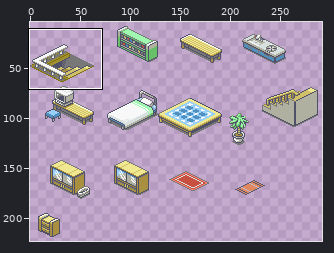
One commit to this pixel-art file: iso-test-pkmn/assets/sprites-indoors.aseprite. The picture above shows the old version from afar; the outline marks the close-up.
Close-up. The starting point:
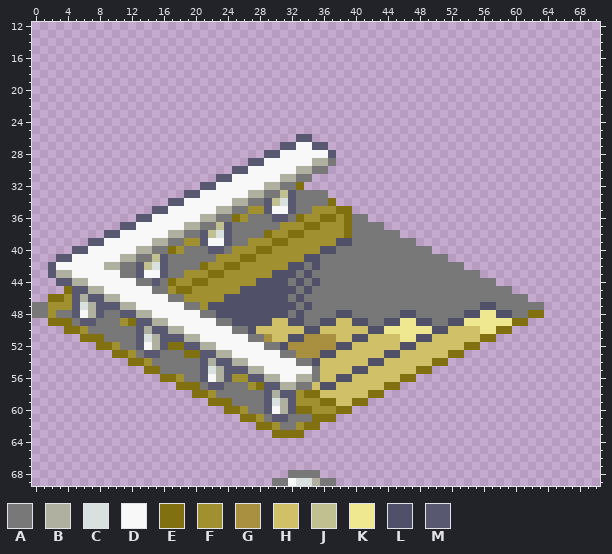
300x600 pixels, 1 frame. Shown: x 0..70, y 12..69. The wide view leaves out empty margins. The commit also changed other parts of the picture, which this record leaves out.
Palette (. is transparent): A #787878  B #b0b0a0  C #d8e0e0  D #f8f8f8  E #807010  F #a09030  G #a89040  H #d0c068  J #c0c090  K #f0e890  L #505068  M #585870
Pixels before (only the part around the change), first column x 0:
12 .......................................................................
13 .......................................................................
14 .......................................................................
15 .......................................................................
16 .......................................................................
17 .......................................................................
18 .......................................................................
19 .......................................................................
20 .......................................................................
21 .......................................................................
22 .......................................................................
23 .......................................................................
24 .......................................................................
25 .......................................................................
26 .................................MM....................................
27 ...............................MMDDMM..................................
28 .............................MMDDDDDDM.................................
29 ...........................MMDDDDDDBBA.................................
30 .........................MMDDDDDDBBAA..................................
31 .......................MMDDDDDDBBAA....................................
32 .....................MMDDDDDDBBAAE.....................................
33 ...................MMDDDDDDBBAAJMAAAA..................................
34 .................MMDDDDDDBBAAMJCMAAAAE.................................
35 ...............MMDDDDDDBBAAFFMDDMAAFFFEE...............................
36 .............MMDDDDDDBBAAEFAAAMMAEFFEEFEAA.............................
37 ...........MMDDDDDDBBAAJMAAAAAAFFFEEFFFEAAAA...........................
38 .........MMDDDDDDBBAAMJCMAAAAEFFEEFFFFFEAAAAAA.........................
39 .......MMDDDDDDBBAAFFMDDMAAFFFEEFFFFFFLLAAAAAAAA.......................
40 .....MMDDDDDDBBAAEFAAAMMAFFFEEFFFFFFLLAAAAAAAAAAAA.....................
41 ...MMDDDDDDBBAAJMAAAAAAFFFEEFFFFFFLLAAAAAAAAAAAAAAAA...................
42 ..MDDDDDDBBAAMJCMAAAAEFFEEFFFFFFLLALAAAAAAAAAAAAAAAAAA.................
43 ..MBBDDDDDDAAMDDMAAFFFEEFFFFFFLLLALAAAAAAAAAAAAAAAAAAAAA...............
44 ...MMBBDDDDDDAAMAEFFEEFFFFFFLLLLALALAAAAAAAAAAAAAAAAAAAAAA.............
45 ....EMMBBDDDDDDAAFEEFFFFFFLLLLLLLALAAAAAAAAAAAAAAAAAAAAAAAAA...........
46 ..EEFMBMMBBDDDDDDAAFFFFFLLLLLLLLALAAAAAAAAAAAAAAAAAAAAAAAAAAAA.........
47 AAFFFMCBMMMBBDDDDDDAAFLLLLLLLLLLLALAAAAAAAAAAAAAAAAAAAAALLAAAAAA.......
48 AAFAAMDBMAAMMBBDDDDDDAALLLLLLLLLALAAAALLAAAAAALLAAAAAALLKKLLAAEE.......
49 ..EEEAMMAAAFEMMBBDDDDDDAALLLLLHHLLAALLHHLLAALLKKLLAALLKKKKKKEE.........
50 ....EEFAAAAAAMBMMBBDDDDDDAALHHHHHHLLHHHHHHLLKKKKKKLLHHHHKKEE...........
51 ......EEEAAAAMCBMMMBBDDDDDDAAGHHLLGGGGHHLLHHHHKKLLHHHHHHEE.............
52 ........EEFAAMDBMEEMMBBDDDDDDAALGGGGGGLLHHHHHHLLHHHHHHEE...............
53 ..........EEFAMMAAAEEMMBBDDDDDDAAGGGLLHHHHHHLLHHHHHHEE.................
54 ............EEFAAAAAAMBMMBBDDDDDDAALHHHHHHLLHHHHHHEE...................
55 ..............EEAAAAAMCBMMMBBDDDDDDAHHHHLLHHHHHHEE.....................
56 ................EEFAAMDBMFFMMBBDDBBAHHLLHHHHHHEE.......................
57 ..................EEEAMMAAAFEMMBBAAHLLHHHHHHEE.........................
58 ....................EEFAAAAAAMBMMFEEHHHHHHEE...........................
59 ......................EEEAAAAMCBMFFFEEHHEE.............................
60 ........................EEFAAMDBMEEFFFEE...............................
61 ..........................EEFAMMAAAEEE.................................
62 ............................EEFAAFEE...................................
63 ..............................EEEE.....................................
64 .......................................................................
65 .......................................................................
66 .......................................................................
67 .......................................................................
68 ................................AAAA...................................
69 ..............................AADCCBAA.................................
The same view after the edit:
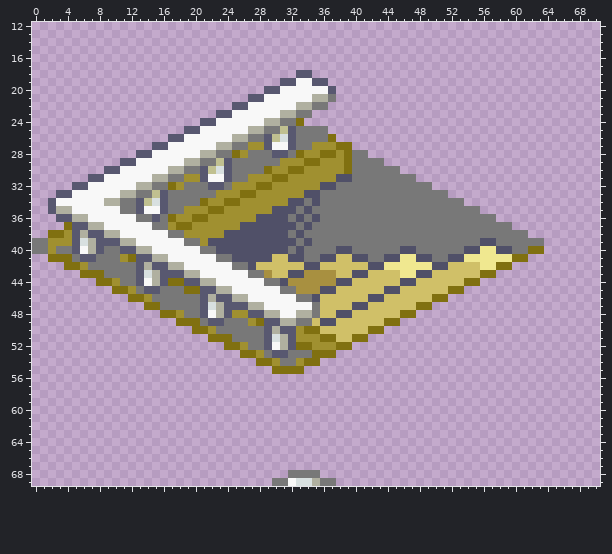
What changed:
Changed rows in their new state; - is an unchanged pixel.
Layer "Layer 1":
first column x 0:
18 ---------------------------------MM-----------------------------
19 -------------------------------MMDDMM---------------------------
20 -----------------------------MMDDDDDDM--------------------------
21 ---------------------------MMDDDDDDBBA--------------------------
22 -------------------------MMDDDDDDBBAA---------------------------
23 -----------------------MMDDDDDDBBAA-----------------------------
24 ---------------------MMDDDDDDBBAAE------------------------------
25 -------------------MMDDDDDDBBAAJMAAAA---------------------------
26 -----------------MMDDDDDDBBAAMJCMAAAAE--------------------------
27 ---------------MMDDDDDDBBAAFFMDD-AAFFFEE------------------------
28 -------------MMDDDDDDBBAAEFAAA-MAEFFEEFEAA----------------------
29 -----------MMDDDDDDBBAAJMAAAAAAFFFEEFFFEAAAA--------------------
30 ---------MMDDDDDDBBAAMJCMAAAAEFFEEFFFFFEAAAAAA------------------
31 -------MMDDDDDDBBAAFFMDD-AAFFFEEFFFFFFLLAAAAAAAA----------------
32 -----MMDDDDDDBBAAEFAAA-MAFFFEEFFFFFFLLAAAAAAAAAAAA--------------
33 ---MMDDDDDDBBAAJMAAAAAAFFFEEFFFFFFLL-AAAAAAAAAAAAAAA------------
34 --MDDDDDDBBAAMJCMAAAAEFFEEFFFFFFLL-L-AAAAAAAAAAAAAAAAA----------
35 --MBBDDDDDDAAMDD-AAFFFEEFFF--FLLL-LAAAAAAAAAAAAAAAAAAAAA--------
36 ---MMBBDDDDDDAAMAEFFEEFFFF-FLLLL-LALAAAA--AAAAAAAAAAAAAAAA------
37 ----EMMBBDDDD--AAFEEFFFFFFLLLLLLLALAAAAA----AAAAAAAAAAAAAAAA----
38 --EEFMBMMBB------AAFFFFFLLLLLLLLALAAAAAA------AAAAAAAAAAAAAAAA--
39 AAFFFMCB-MMBB--DDDDAAFLLLLLLLLLLLALAAAAA--------AAAAAAAALLAAAAAA
40 AAFAA-DBMAAMM--DDDDDD-ALLLLLLLLLALAAAALL------LL--AAAALLKKLLAAEE
41 --EEEAMMAAAFEMMBBDDDDDDAALLLLLHHLLAALLHHLL--LLKKLL--LLKKKKKKEE--
42 --..EEFAAAA---BM-BBDDDDDDAALHHHHHHL-HHHHHHLLKKKKKKLLHHHHKKEE----
43 --....EEEAA---CB-MMBBDDDDDDAAGHH-LGGGGHHLLHHHHKKLLHHHHHHEE------
44 ---.....EEFAAMDBM-EMMBBDDDDDDAA-GGGGGGLLHHHHHHLLHHHHHHEE..------
45 ----......EEFAMM-AA-EMMBBDDDDDDAAGGGLLHHHHHHLLHHHHHHEE......----
46 --..........EEFAA--AAMBMMBBDDDDDDA-LHHHHHHLLHHHHHHEE..........--
47 ..............EEAAA--MCBMMMBBDDDDDD-HHHHLLHHHHHHEE..............
48 ................EEFAAMDBMFFMMBBDDBB-HH--HHHHHHEE................
49 --................EEEAMM-AAFEMMBBA-H----HHHHEE................--
50 ----................EEFAA--AAMBMMFEE------EE................----
51 ------................EEEAA--MCBMFFFEE--EE................------
52 --------................EEFAAMDBMEEFFFEE................--------
53 ----------................EEFAMM-AAEEE................----------
54 ------------................EEFAAFEE................------------
55 --------------................EEEE................--------------
56 ----------------................................----------------
57 ------------------............................------------------
58 --------------------........................--------------------
59 ----------------------....................----------------------
60 ------------------------................------------------------
61 --------------------------............--------------------------
62 ----------------------------........----------------------------
63 ------------------------------....------------------------------
Changed places in both close-ups, as pixel boxes (x1, y1, x2, y2):
changed: (32, 70, 544, 438)
